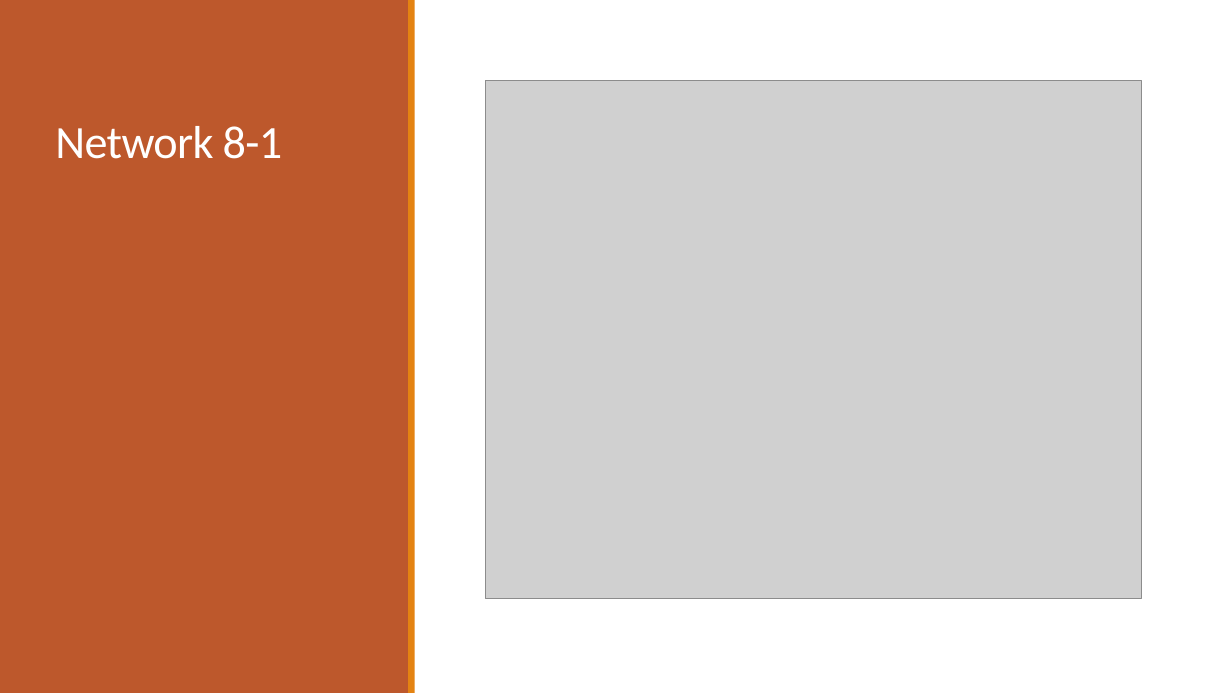
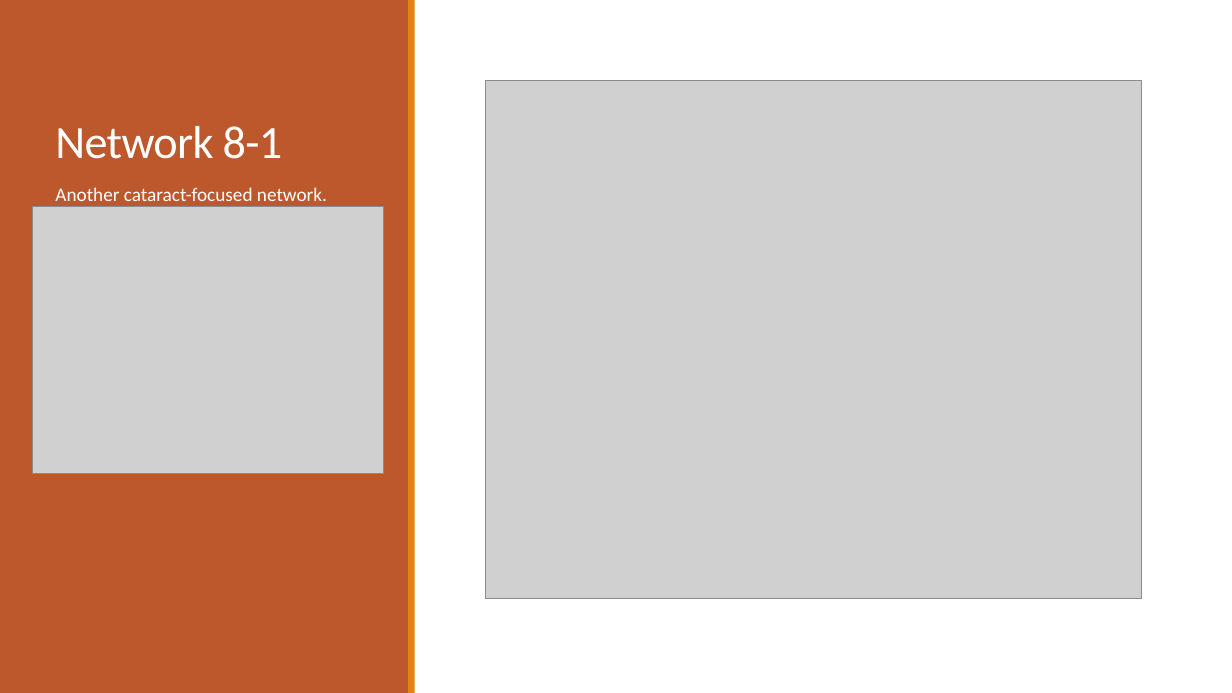
Before and after one commit to dyaom/REHS-2019, a slide deck: slide 14 of Cataract.pptx (slide 15 before the commit). Drawn at 1232x693 pixels with LibreOffice and Linux fonts; fonts in the diff are those of the drawing; grey boxes stand for pictures. Boxes give left, top, right and bottom in pixels: in the first picture for what was removed or moved away, otherwise in the second. Text is boxed around its words. In the diff, an @@ line names an element or a change of style, - is before the commit and + after.

```diff
--- a/Cataract.pptx
+++ b/Cataract.pptx
@@ picture added at [32,206,384,473] @@
@@ text added at [55,187,327,207], 15 pt, text #FFFFFF @@
+Another cataract-focused network.
```
Also in this commit, not shown: 7 other slides changed, 3 slides added, 2 slides removed, 1 other file.
